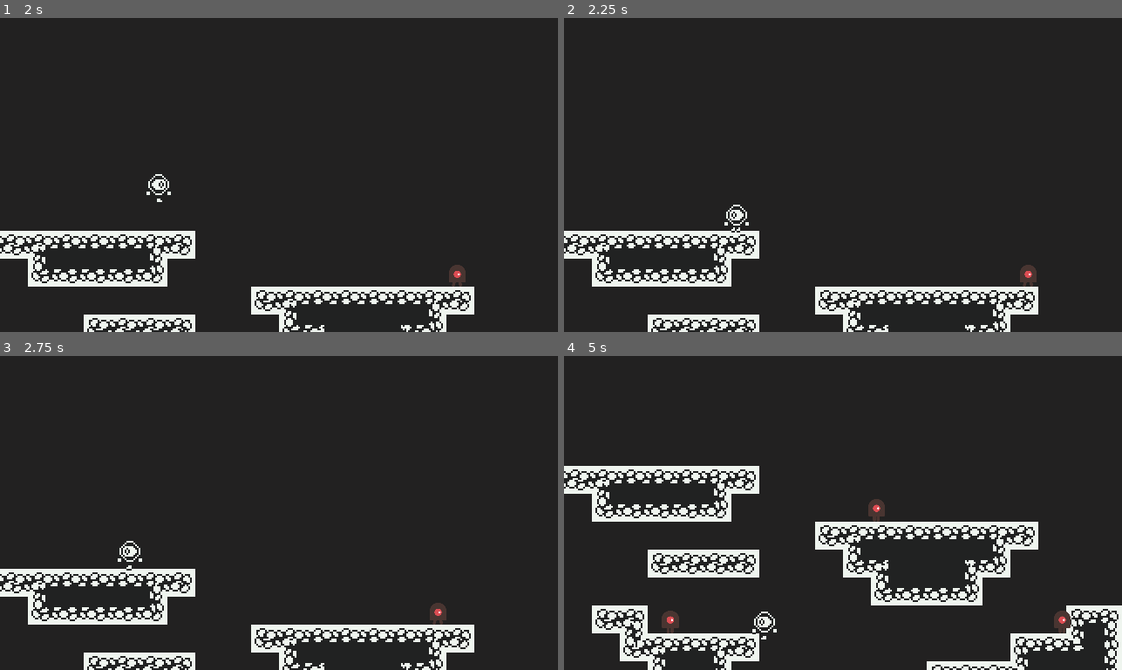
Above: before the commit, frames 1-4 (two rows, left to right).
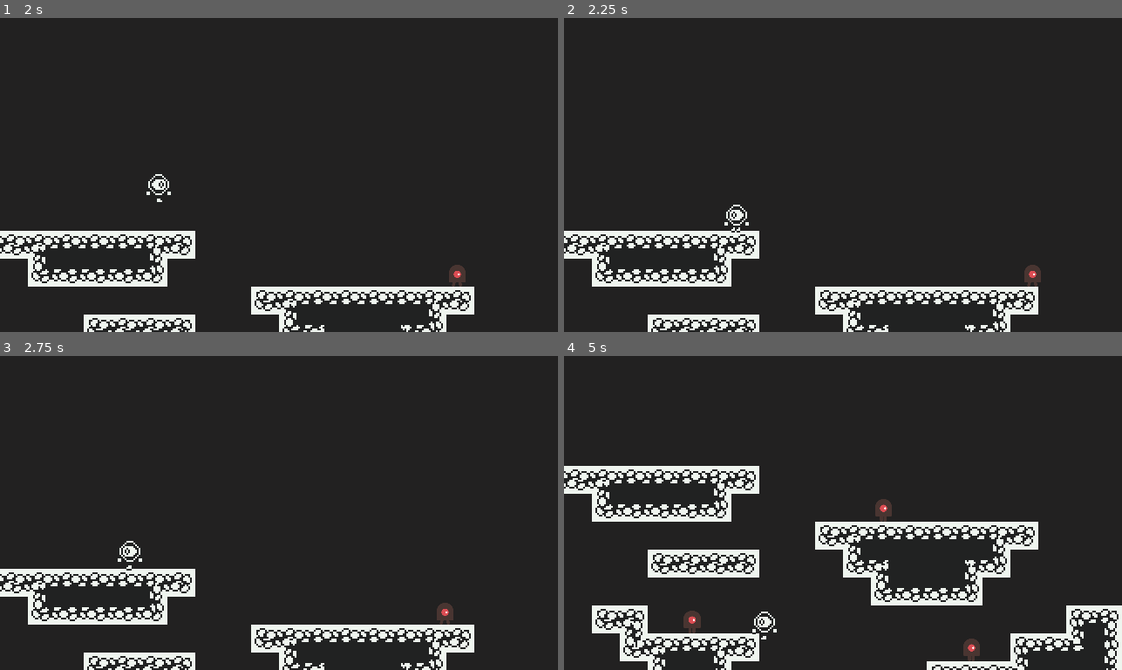
Above: after the commit, the same moments.

Repository: lssalgado/oge-godot
Game: Godot game, scene res://scenes/World.tscn
Same seed, same stepped clock (60 frames per second), same inputs: the game is played once before the commit and once after it.
Inputs:
- Up to frame 1 (2 s): hold Right (ui_right) from 0.53 s (still down); tap Up (ui_up) at 0.77, 1.52 s
- Up to frame 2 (2.25 s): release Right (ui_right) at 2.03 s; hold Left (ui_left) from 2.03 s (still down)
- Up to frame 3 (2.75 s): keep holding Left (ui_left)
- Up to frame 4 (5 s): release Left (ui_left) at 2.78 s; hold Right (ui_right) 2.78-4.28 s; tap Up (ui_up) at 3.02, 3.77, 4.52 s; hold Left (ui_left) from 4.28 s (still down)

Frame 1 is identical in both runs. In frame 2, 0.1% of the frame differs, in the area x 81-86%, y 78-86%; in frame 3, 0.2%; in frame 4, 0.9%, in the area x 17-91%, y 45-98%.

Commit message:
Fixing mob walking into wall.

Diff:
--- a/scenes/Mob.tscn
+++ b/scenes/Mob.tscn
@@ -36,9 +36,9 @@
 one_way_collision_margin = 0.0
 
 [node name="Ledge" type="RayCast2D" parent="."]
-position = Vector2( 8, -2 )
+position = Vector2( 6, 6 )
 enabled = true
-cast_to = Vector2( 0, 25 )
+cast_to = Vector2( 0, 17 )
 
 [node name="Top" type="Area2D" parent="."]
 
@@ -46,4 +46,9 @@
 position = Vector2( 0, -6.20702 )
 shape = SubResource( 3 )
 
+[node name="WallCollision" type="RayCast2D" parent="."]
+position = Vector2( 5, 0 )
+enabled = true
+cast_to = Vector2( 1, 0 )
+
 [connection signal="body_entered" from="Top" to="." method="_on_Top_body_entered"]
--- a/scripts/Mob.gd
+++ b/scripts/Mob.gd
@@ -11,17 +11,20 @@
 func _ready():
 	$AnimatedSprite.play("walk")
 
+func change_direction():
+	direction = direction * -1
+	$Ledge.position.x *= -1
+	$WallCollision.position.x *= -1
+
 func process_horizontal_movement(delta: float):
 	motion.x += direction * ACCELERATION * delta
 	motion.x = clamp(motion.x, -MAX_SPEED, MAX_SPEED)
 
 	if $Ledge.is_colliding() == false:
-		direction = direction * -1
-		$Ledge.position.x *= -1
+		change_direction()
 
-	if is_on_wall() == true:
-		direction = direction * -1
-		$Ledge.position.x *= -1
+	if $WallCollision.is_colliding() == true:
+		change_direction()
 
 func process_vertical_movement(delta: float):
 	motion.y += GRAVITY * delta
